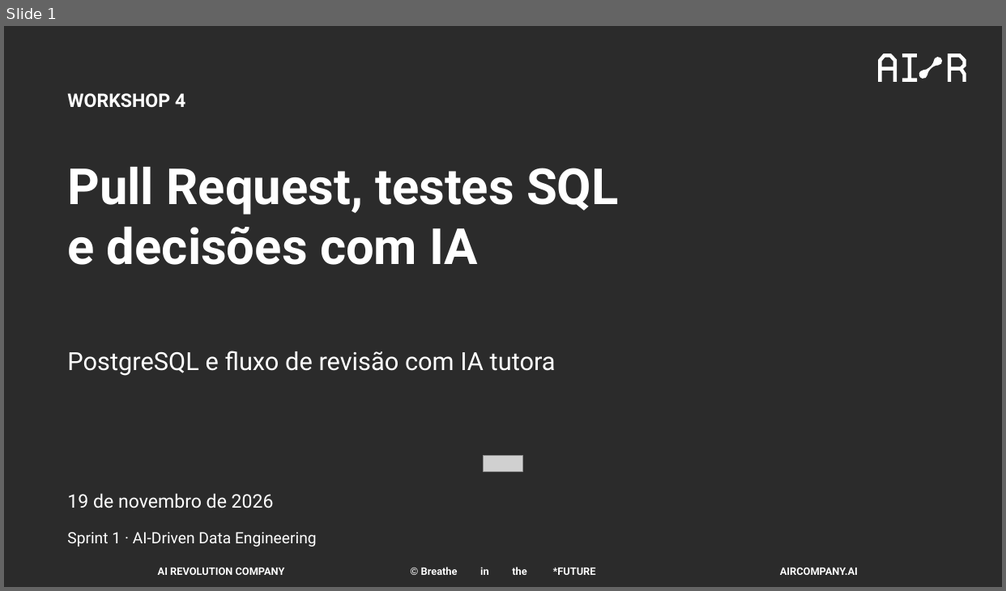
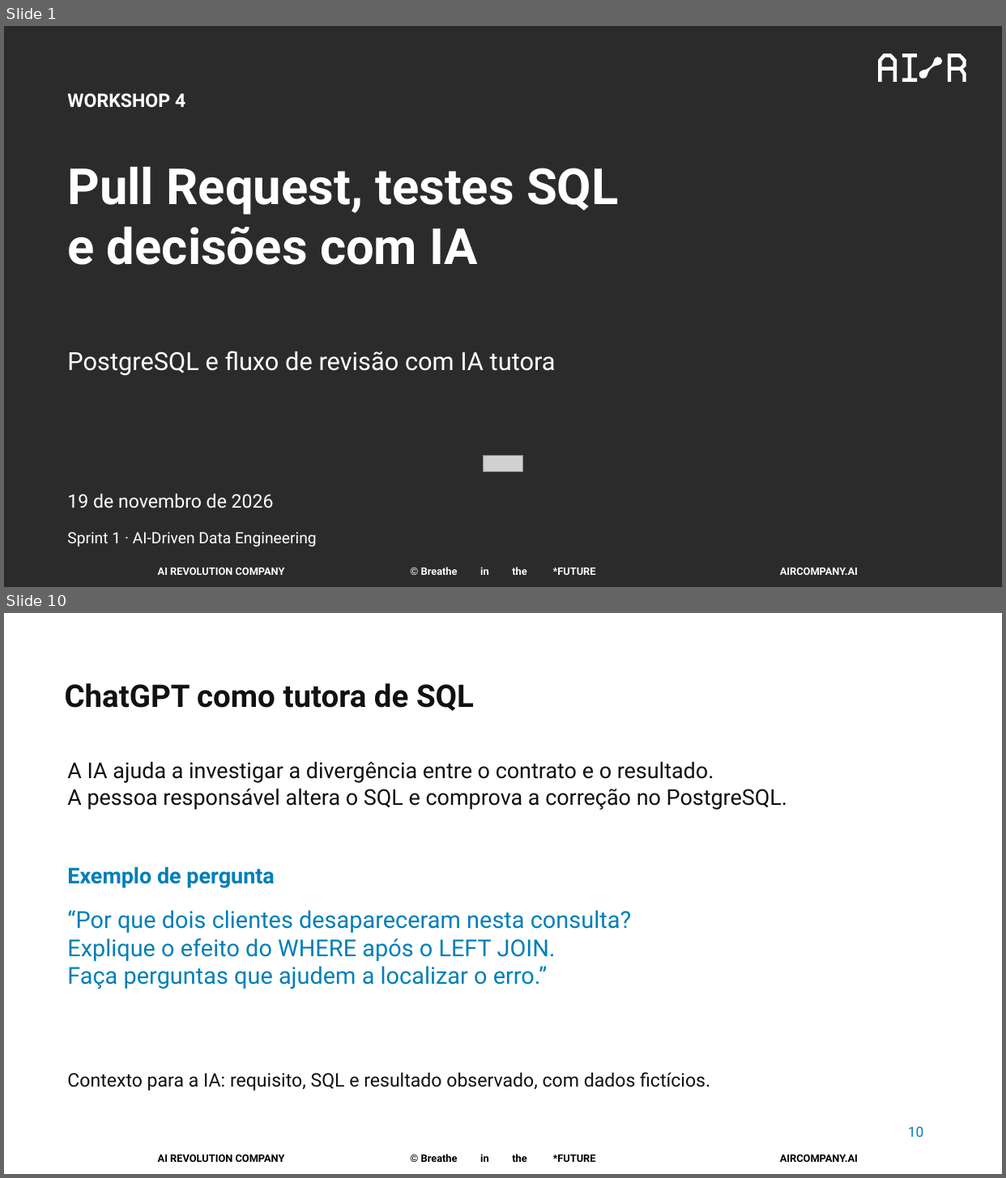
Before and after one commit to pedropalmieri/workshop4-pr-sql-ia, a slide deck: materiais/Workshop4-19nov2026.pptx. Shown one above the other, each under a label of ours: slide 1 before the commit, slides 1 and 10 after it; the slides between them are not shown. The pictures are 1006x591 and 1006x1178 pixels, drawn with LibreOffice and Linux fonts; fonts in the diff are those of the drawing; grey boxes stand for pictures; background and template pictures are left out; a plain dark background stands for a picture behind light text. Boxes give left, top, right and bottom in pixels: in the first picture for what was removed or moved away, otherwise in the second. Text is boxed around its words. In the diff, an @@ line names an element or a change of style, - is before the commit and + after.

Commit message:
Revisa slides como material didático para o público

```diff
--- a/materiais/Workshop4-19nov2026.pptx
+++ b/materiais/Workshop4-19nov2026.pptx
@@ slide 10 added at box(4, 613, 1002, 1174), background #FFFFFF; not listed: 3 template elements that a slide beside it also shows @@
@@ text added at box(65, 683, 474, 711), 30 pt, text #111111, bold @@
+ChatGPT como tutora de SQL
@@ text added at box(67, 761, 787, 810), 21 pt, text #111111 @@
+A IA ajuda a investigar a divergência entre o contrato e o resultado.
+A pessoa responsável altera o SQL e comprova a correção no PostgreSQL.
@@ text added at box(67, 867, 274, 888), 21 pt, text #007FB8, bold @@
+Exemplo de pergunta
@@ text added at box(67, 910, 631, 990), 22.5 pt, text #007FB8 @@
+“Por que dois clientes desapareceram nesta consulta?
+Explique o efeito do WHERE após o LEFT JOIN.
+Faça perguntas que ajudem a localizar o erro.”
@@ text added at box(67, 1072, 710, 1091), 18 pt, text #111111 @@
+Contexto para a IA: requisito, SQL e resultado observado, com dados fictícios.
@@ text added at box(908, 1127, 923, 1137), 13.5 pt, text #007FB8 @@
+10
```
Also in this commit, not shown: 7 slides changed, 6 other slides added, 7 slides removed.
